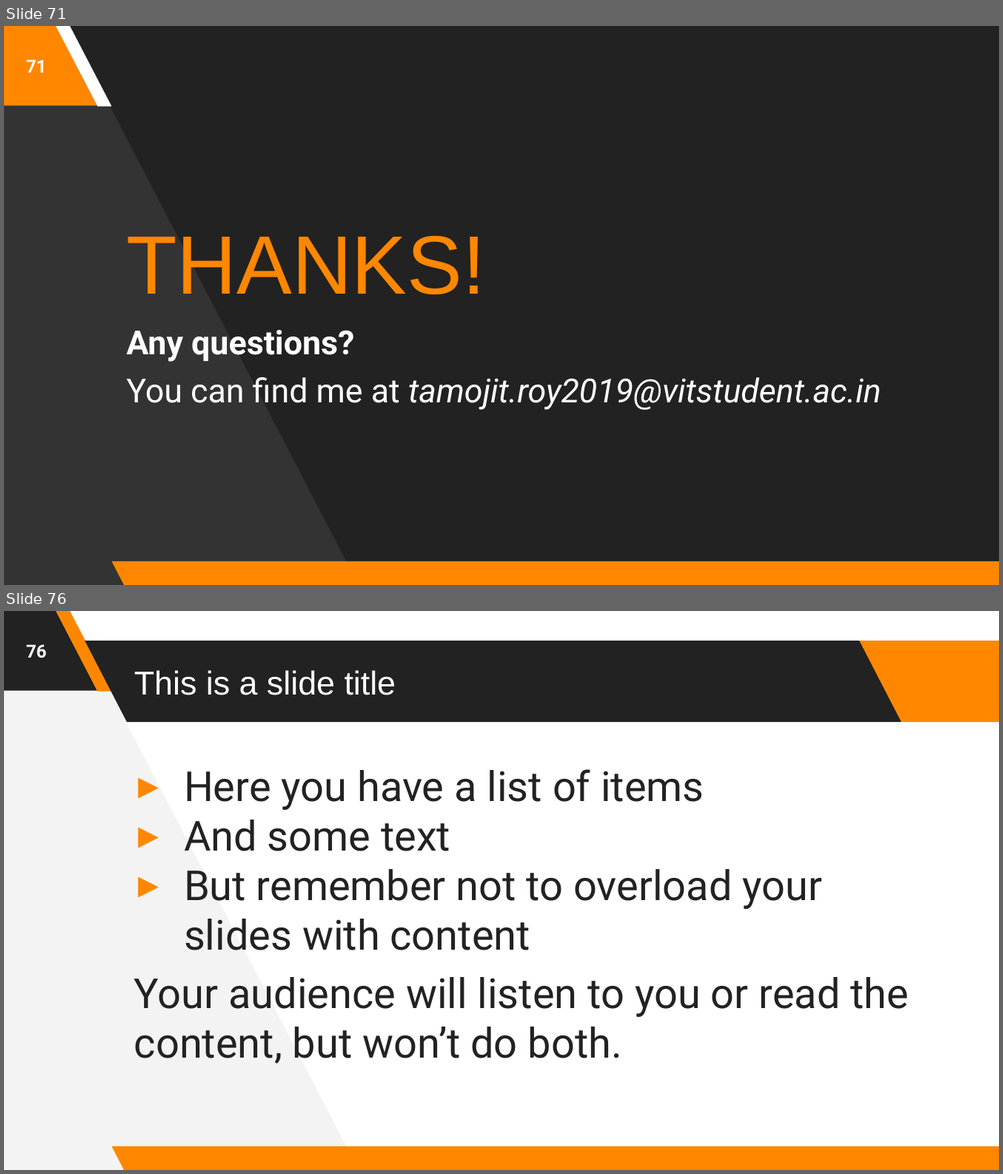
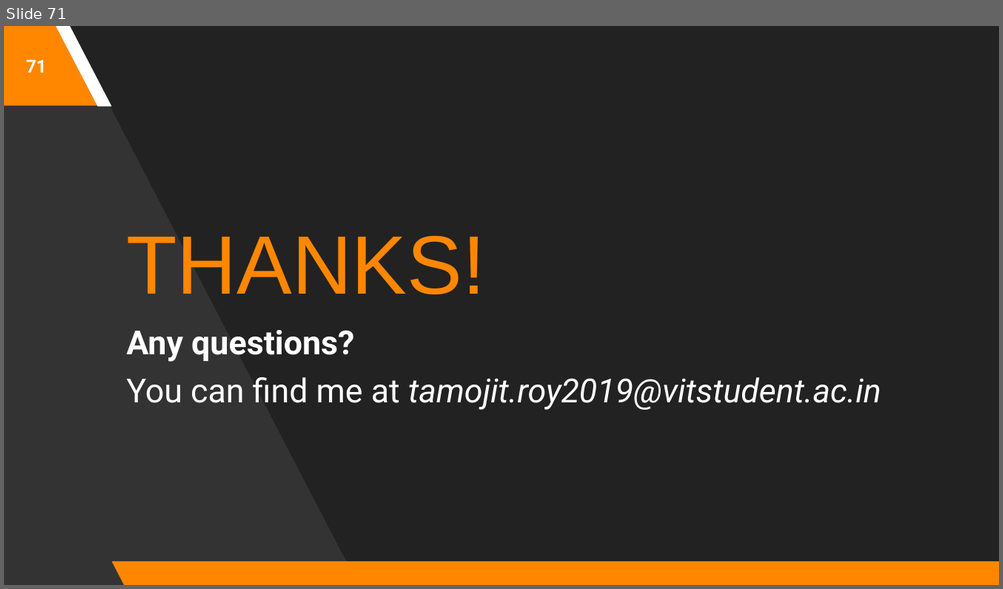
Before and after one commit to astrodestroyergithub/Divvy-Bike-Share, a slide deck: PPTS/19BCE1156_Tamojit_Roy_Capstone_Project_B.Tech_CSE_2019-23_Review-2.pptx. Shown one above the other, each under a label of ours: slides 71 and 76 before the commit, slide 71 after it; the slides between them are not shown. The pictures are 1003x1174 and 1003x589 pixels, drawn with LibreOffice and Linux fonts; fonts in the diff are those of the drawing. Boxes give left, top, right and bottom in pixels: in the first picture for what was removed or moved away, otherwise in the second. Text is boxed around its words. In the diff, an @@ line names an element or a change of style, - is before the commit and + after.

```diff
--- a/PPTS/19BCE1156_Tamojit_Roy_Capstone_Project_B.Tech_CSE_2019-23_Review-2.pptx
+++ b/PPTS/19BCE1156_Tamojit_Roy_Capstone_Project_B.Tech_CSE_2019-23_Review-2.pptx
@@ slide 76 removed at bbox=[4, 611, 999, 1170], background #FFFFFF; not listed: 1 template element that a slide beside it also shows @@
@@ page number removed at bbox=[26, 644, 47, 658] @@
-76
@@ group removed at bbox=[4, 611, 999, 1170]: 4 parallelograms, 1 freeform shape @@
@@ title removed at bbox=[134, 670, 396, 695] @@
-This is a slide title
@@ text removed at bbox=[134, 769, 909, 1064] @@
-▸ Here you have a list of items
-▸ And some text
-▸ But remember not to overload your slides with content
-Your audience will listen to you or read the content, but won’t do both.
```
Also in this commit, not shown: 2 slides changed, 37 other slides removed.
